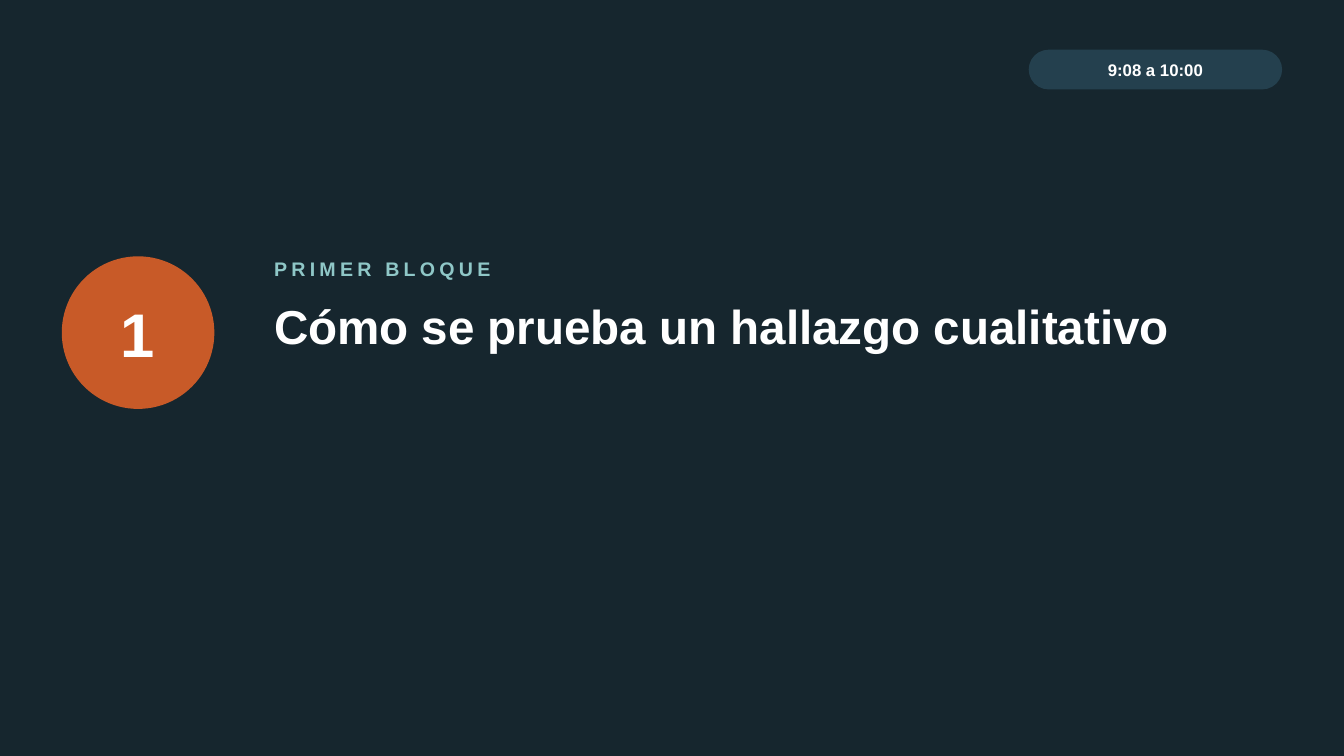
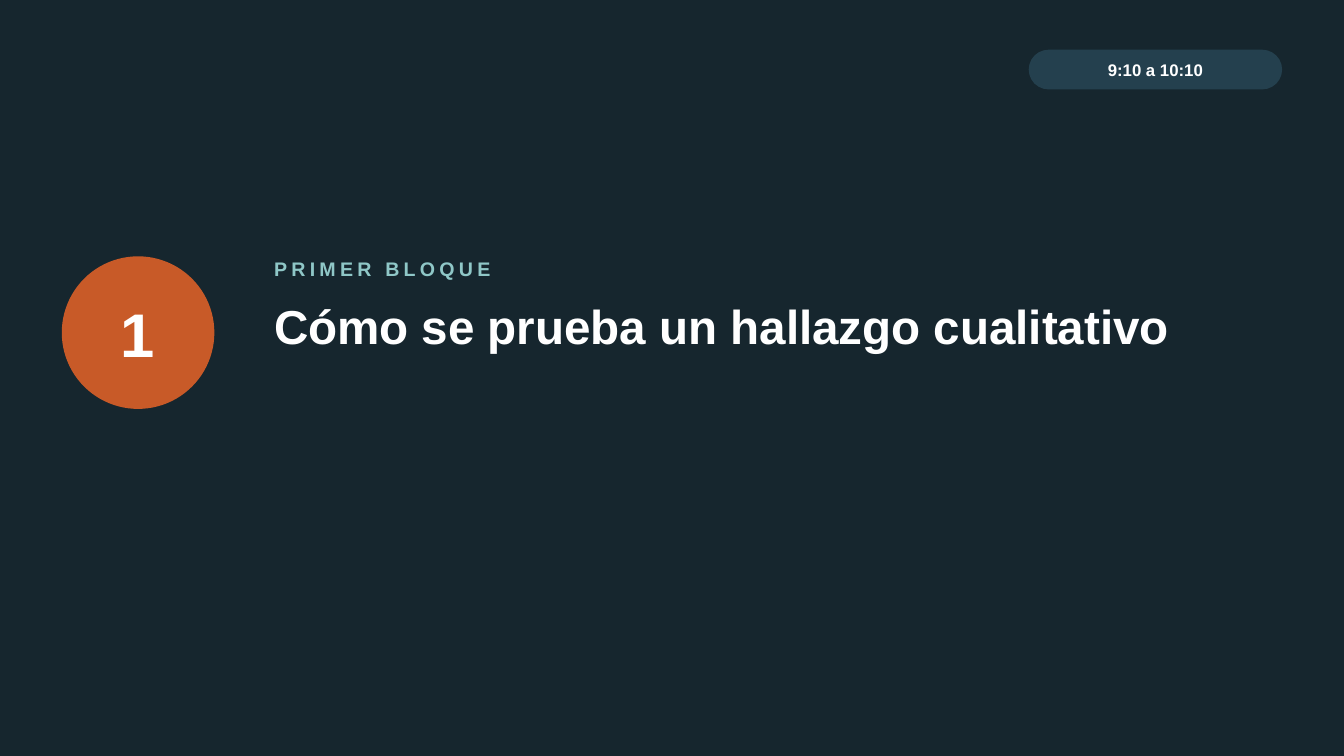
Before and after one commit to marvtrejo/curso-inegi-gen-ai, a slide deck: slide 5 of sesion-06/Sesion_06_Laboratorio_Cualitativo.pptx (slide 4 before the commit). Drawn at 1344x756 pixels with LibreOffice and Linux fonts; fonts in the diff are those of the drawing. Boxes give left, top, right and bottom in pixels: in the first picture for what was removed or moved away, otherwise in the second. Text is boxed around its words. In the diff, an @@ line names an element or a change of style, - is before the commit and + after.

```diff
--- a/sesion-06/Sesion_06_Laboratorio_Cualitativo.pptx
+++ b/sesion-06/Sesion_06_Laboratorio_Cualitativo.pptx
@@ text at bbox=[1108, 64, 1203, 76]: text changed @@
-9:08 a 10:00
+9:10 a 10:10
```
Also in this commit, not shown: 9 other slides changed, 3 slides added, 2 other files.
